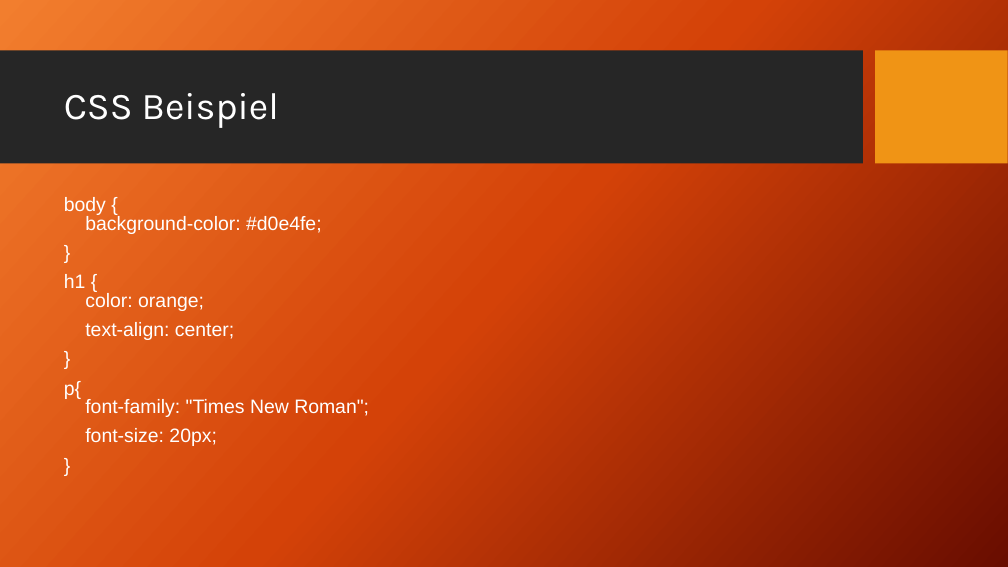
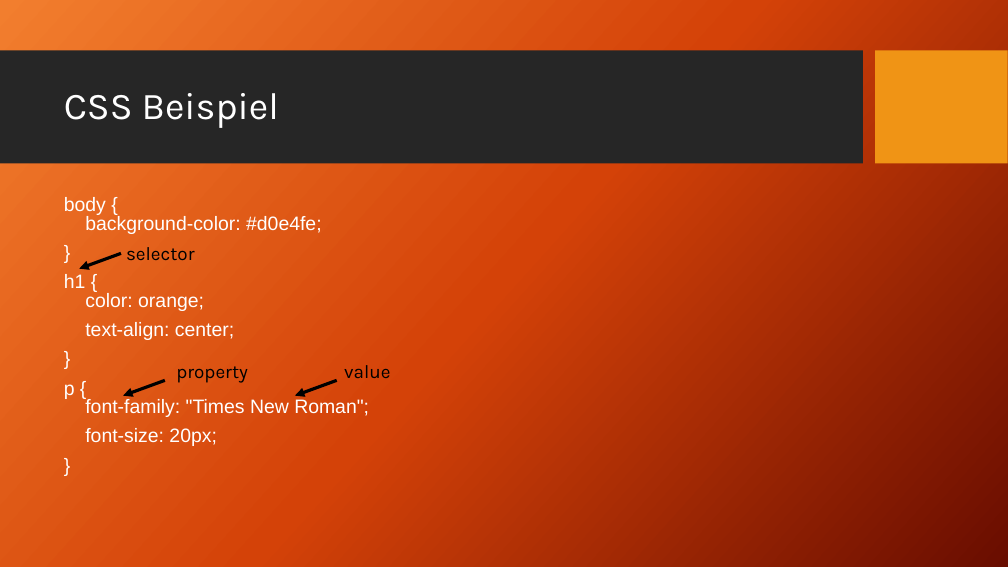
Before and after one commit to TomFrey/htmlCssBasicUebungen, a slide deck: slide 42 of html Schulung.pptx (slide 40 before the commit). Drawn at 1008x567 pixels with LibreOffice and Linux fonts; fonts in the diff are those of the drawing; background and template pictures are left out. Boxes give left, top, right and bottom in pixels: in the first picture for what was removed or moved away, otherwise in the second. Text is boxed around its words. In the diff, an @@ line names an element or a change of style, - is before the commit and + after.

```diff
--- a/html Schulung.pptx
+++ b/html Schulung.pptx
@@ arrow added from (121, 253) to (79, 268), #000000 3 pt @@
@@ text added at [126,247,195,261], 18 pt, text #000000 @@
+selector
@@ text at [64,384,369,417]: spaces changed @@
-p{
-font-family: "Times New Roman";
+p {
+font-family: "Times New Roman";
@@ arrow added from (165, 380) to (123, 395), #000000 3 pt @@
@@ text added at [176,366,248,383], 18 pt, text #000000 @@
+property
@@ arrow added from (337, 380) to (295, 395), #000000 3 pt @@
@@ text added at [344,365,390,378], 18 pt, text #000000 @@
+value
```
Also in this commit, not shown: 3 slides added, 1 slide removed, 4 other files.
